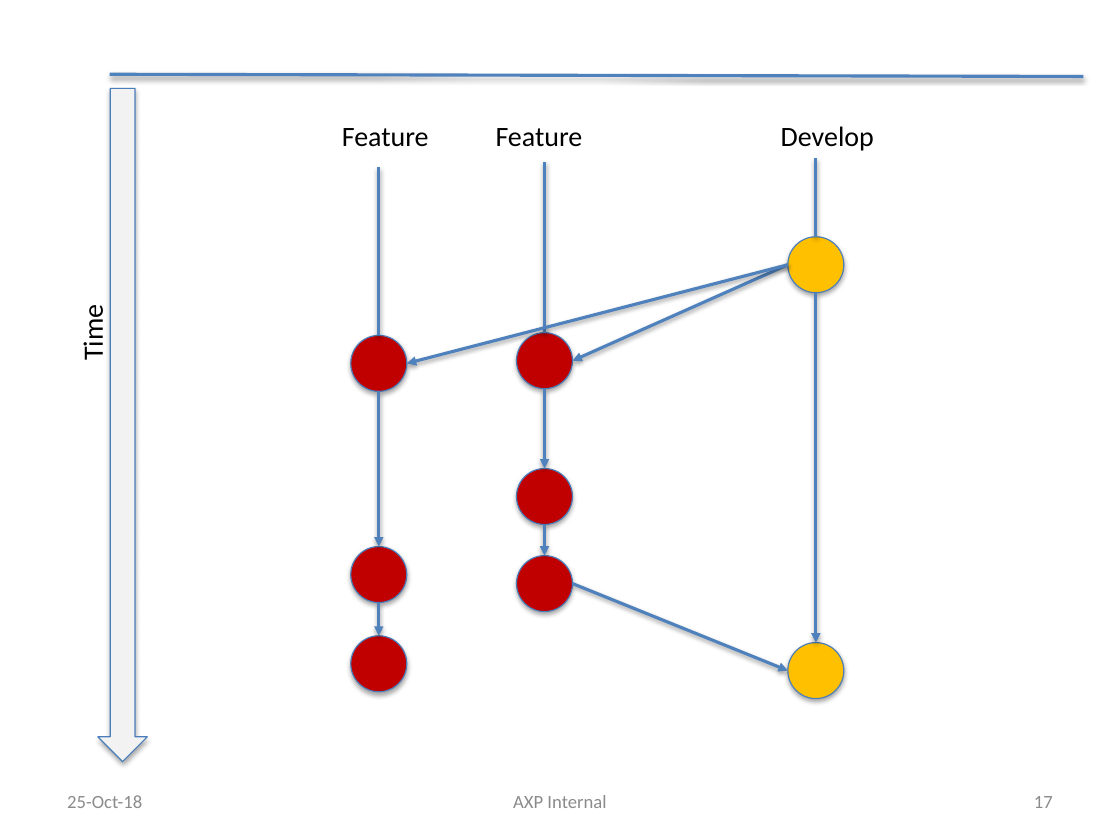
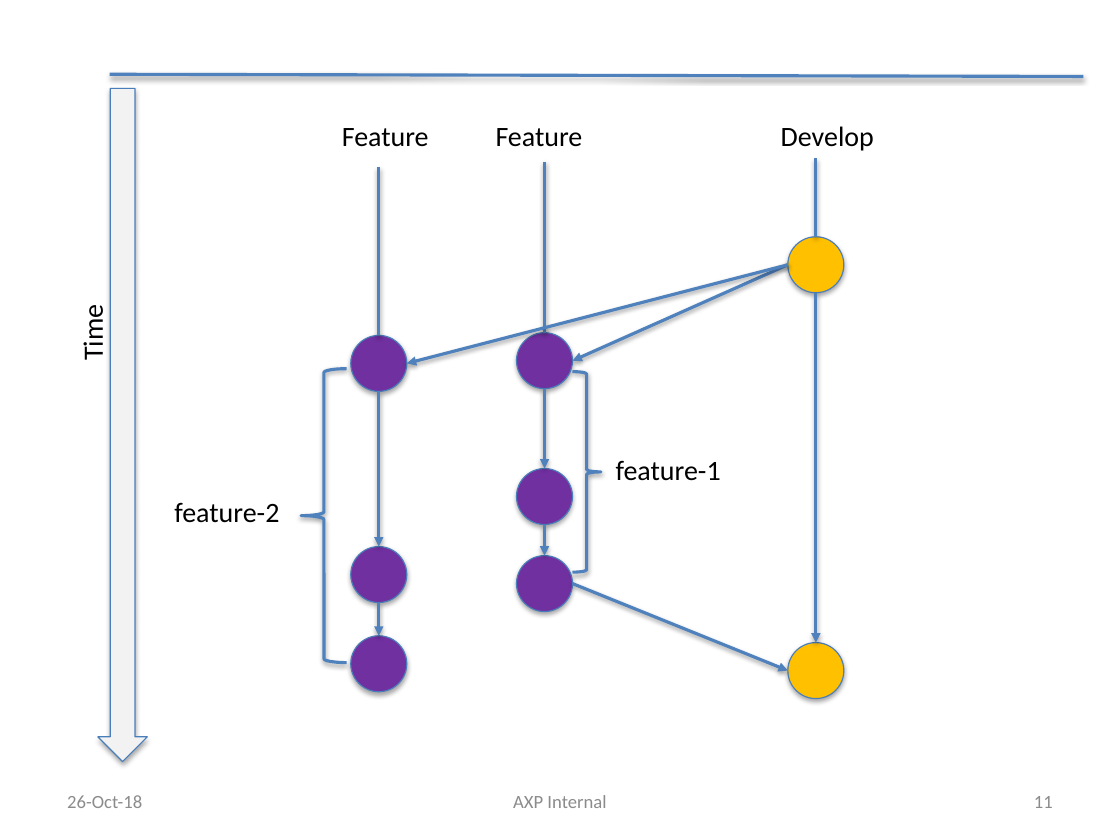
Before and after one commit to liyuan6006/GitStrategies, a slide deck: slide 11 of Branching.pptx (slide 17 before the commit). Drawn at 1120x840 pixels with LibreOffice and Linux fonts; fonts in the diff are those of the drawing. Boxes give left, top, right and bottom in pixels: in the first picture for what was removed or moved away, otherwise in the second. Text is boxed around its words. In the diff, an @@ line names an element or a change of style, - is before the commit and + after.

```diff
--- a/Branching.pptx
+++ b/Branching.pptx
@@ left brace added at (301,368,347,662), outline #4F81BD 2 pt @@
@@ right brace added at (572,372,600,572), outline #4F81BD 2 pt @@
@@ text added at (616,460,721,481), 18 pt, text #000000 @@
+feature-1
@@ text added at (174,503,279,523), 18 pt, text #000000 @@
+feature-2
@@ fill #C00000 to #7030A0 in 6 elements at (516,333,572,389), (516,556,572,612), (516,468,572,524), (351,335,407,391), (351,547,407,603), (351,636,407,692) @@
@@ text at (67,795,142,808): text changed @@
-25-Oct-18
+26-Oct-18
@@ page number at (1034,796,1053,808): text changed @@
-17
+11
```
Also in this commit, not shown: 14 other slides changed, 2 slides added, 8 slides removed.
